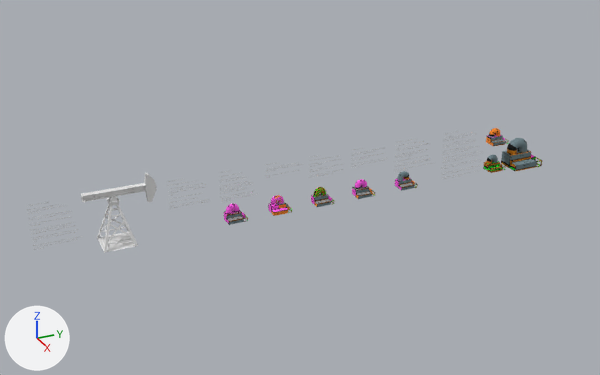
One commit to the Blender file examples/hotspot_tutorial.blend: the scene before it, then after it.
Camera for both pictures: a camera (50 mm lens) standing at (176.4, -62.0, 92.4) and looking at (-1.9, 18.2, 3.3). The axes (+X, +Y, +Z) are drawn at lower left. The lights are the same throughout. The older version comes first.

The older version as bpy lines, for what is in view:
```python
ob_box = bpy.data.objects.new('Box', me_box)
ob_box.location = (-1.0, -1.0, 0.0)
ob_box_001 = bpy.data.objects.new('Box.001', me_box_001)
ob_box_001.location = (-1.0, 11.0, 0.0)
ob_box_002 = bpy.data.objects.new('Box.002', me_box_002)
ob_box_002.location = (-1.0, 23.0, 0.0)
ob_box_003 = bpy.data.objects.new('Box.003', me_box_003)
ob_box_003.location = (-1.0, 35.0, 0.0)
ob_box_004 = bpy.data.objects.new('Box.004', me_box_004)
ob_box_004.location = (-1.0, 48.0, 0.0)
ob_box_005 = bpy.data.objects.new('Box.005', me_box_005)
ob_box_005.location = (-1.0, 77.0, 8.0)
ob_box_006 = bpy.data.objects.new('Box.006', me_box_006)
ob_box_006.location = (-1.0, 77.0, 0.0)
ob_box_007 = bpy.data.objects.new('Box.007', me_box_007)
ob_box_007.location = (-1.0, 84.0, 2.0)
ob_box_008 = bpy.data.objects.new('Box.008', me_box_008)
ob_box_008.location = (1.0, -35.0, -1.0)
```
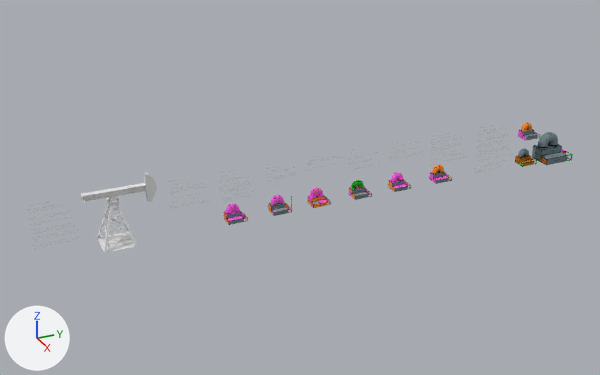
Commit message: Tiling hotspots

Boxes [x1, y1, x2, y2] around the edits, measured in the pictures (600 x 375 px):
'Box.007', surface changed, moved
    before: [501, 138, 542, 171]
    after: [532, 132, 573, 165]
'Box.001', surface changed, moved
    before: [268, 195, 292, 216]
    after: [308, 188, 331, 208]
'Box.002', surface changed, moved
    before: [311, 187, 334, 207]
    after: [349, 180, 372, 200]
'Box.003', surface changed, moved
    before: [352, 179, 375, 199]
    after: [388, 172, 411, 192]
'Box.004', surface changed, moved
    before: [395, 171, 418, 191]
    after: [429, 165, 452, 184]
'Box.005', surface changed, moved
    before: [486, 128, 509, 146]
    after: [518, 122, 540, 140]
'Box.006', surface changed, moved
    before: [483, 155, 506, 173]
    after: [515, 149, 537, 167]
'Text.007', moved
    before: [441, 131, 481, 179]
    after: [474, 125, 514, 173]
'Box.009', added
    after: [268, 195, 292, 216]
'Text.006', moved
    before: [395, 139, 431, 172]
    after: [430, 133, 468, 166]
'Text.004', moved
    before: [310, 155, 343, 177]
    after: [348, 149, 381, 170]
'Text.005', moved
    before: [351, 148, 387, 168]
    after: [388, 141, 423, 161]
'Text.003', moved
    before: [266, 162, 302, 178]
    after: [306, 155, 342, 171]
part 1 of me_box, surface changed
    both: [224, 203, 248, 225]

What changed in the scene script:
```text
Change me_box:
    where me_box.from_pydata(...)  # 276 vertices, 261 faces; spans x 0.0..3.5, y -2.0..3.0, z -1.0..3.25
    me_box part 1: texture (UV) coordinates of 261 of 261 faces, centred in x 0.0..3.5, y -2.0..3.0, z -1.0..3.18, changed; they spanned u 0.0..1.0, v 0.0..1.0 and now span u 0.0..1.0, v 0.0..1.0
Change me_box_001:
    where me_box_001.from_pydata(...)  # 276 vertices, 261 faces; spans x 0.0..3.5, y -2.0..3.0, z -1.0..3.25
    me_box_001 part 2: texture (UV) coordinates of 261 of 261 faces, centred in x 0.0..3.5, y -2.0..3.0, z -1.0..3.18, changed; they spanned u 0.0..1.0, v 0.0..1.0 and now span u 0.0..1.0, v 0.0..1.0
Change me_box_002:
    where me_box_002.from_pydata(...)  # 276 vertices, 261 faces; spans x 0.0..3.5, y -2.0..3.0, z -1.0..3.25
    me_box_002 part 3: texture (UV) coordinates of 261 of 261 faces, centred in x 0.0..3.5, y -2.0..3.0, z -1.0..3.18, changed; they spanned u 0.0..1.0, v 0.0..1.0 and now span u 0.0..1.38, v 0.0..1.0
Change me_box_003:
    where me_box_003.from_pydata(...)  # 276 vertices, 261 faces; spans x 0.0..3.5, y -2.0..3.0, z -1.0..3.25
    me_box_003 part 4: texture (UV) coordinates of 261 of 261 faces, centred in x 0.0..3.5, y -2.0..3.0, z -1.0..3.18, changed; they spanned u 0.0..1.0, v 0.0..1.0 and now span u 0.0..1.0, v 0.0..1.0
Change me_box_004:
    where me_box_004.from_pydata(...)  # 276 vertices, 261 faces; spans x 0.0..3.5, y -2.0..3.0, z -1.0..3.25
    me_box_004 part 5: texture (UV) coordinates of 261 of 261 faces, centred in x 0.0..3.5, y -2.0..3.0, z -1.0..3.18, changed; they spanned u 0.0..1.0, v 0.0..1.0 and now span u 0.0..1.0, v 0.0..1.0
Change me_box_005:
    where me_box_005.from_pydata(...)  # 276 vertices, 261 faces; spans x 0.0..3.5, y -2.0..3.0, z -1.0..3.25
    me_box_005 part 6: texture (UV) coordinates of 261 of 261 faces, centred in x 0.0..3.5, y -2.0..3.0, z -1.0..3.18, changed; they spanned u 0.0..1.0, v 0.0..1.0 and now span u 0.0..1.0, v 0.0..0.94
Change me_box_006:
    where me_box_006.from_pydata(...)  # 276 vertices, 261 faces; spans x 0.0..3.5, y -2.0..3.0, z -1.0..3.25
    me_box_006 part 7: texture (UV) coordinates of 261 of 261 faces, centred in x 0.0..3.5, y -2.0..3.0, z -1.0..3.18, changed; they spanned u 0.0..1.0, v 0.62..1.0 and now span u 0.0..1.0, v 0.59..1.0
Change me_box_007:
    where me_box_007.from_pydata(...)  # 276 vertices, 261 faces; spans x -1.1..5.4, y -2.07..7.22, z -3.04..4.85
    me_box_007 part 8: texture (UV) coordinates of 261 of 261 faces, centred in x -1.1..5.4, y -2.07..7.22, z -3.04..4.73, changed; they spanned u 0.0..1.0, v 0.0..1.0 and now span u 0.0..1.0, v 0.09..1.0
Change ob_box_001:
    ob_box_001.location: (-1.0, 11.0, 0.0) -> (-1.0, 22.0, 0.0)
Change ob_box_002:
    ob_box_002.location: (-1.0, 23.0, 0.0) -> (-1.0, 34.0, 0.0)
Change ob_box_003:
    ob_box_003.location: (-1.0, 35.0, 0.0) -> (-1.0, 46.0, 0.0)
Change ob_box_004:
    ob_box_004.location: (-1.0, 48.0, 0.0) -> (-1.0, 59.0, 0.0)
Change ob_box_005:
    ob_box_005.location: (-1.0, 77.0, 8.0) -> (-1.0, 88.0, 8.0)
Change ob_box_006:
    ob_box_006.location: (-1.0, 77.0, 0.0) -> (-1.0, 88.0, 0.0)
Change ob_box_007:
    ob_box_007.location: (-1.0, 84.0, 2.0) -> (-1.0, 95.0, 2.0)
Change ob_text_003:
    ob_text_003.location: (0.0, 8.0, 12.0) -> (0.0, 19.0, 12.0)
Change ob_text_004:
    ob_text_004.location: (0.0, 20.0, 12.0) -> (0.0, 31.0, 12.0)
Change ob_text_005:
    ob_text_005.location: (0.0, 32.0, 12.0) -> (0.0, 43.0, 12.0)
Change ob_text_006:
    ob_text_006.location: (0.0, 45.0, 12.0) -> (0.0, 56.0, 12.0)
Change ob_text_007:
    ob_text_007.location: (0.0, 60.0, 12.0) -> (0.0, 71.0, 12.0)
Add ob_box_009:
    ob_box_009 = bpy.data.objects.new('Box.009', me_box_009)  # 284 vertices, 267 faces; spans x 0.0..3.5, y -2.0..3.0, z -1.0..3.75; in mat_img_dev_hotspot_png (picture img_dev_hotspot_png)
    ob_box_009.location = (-1.0, 11.0, 0.0)
```
